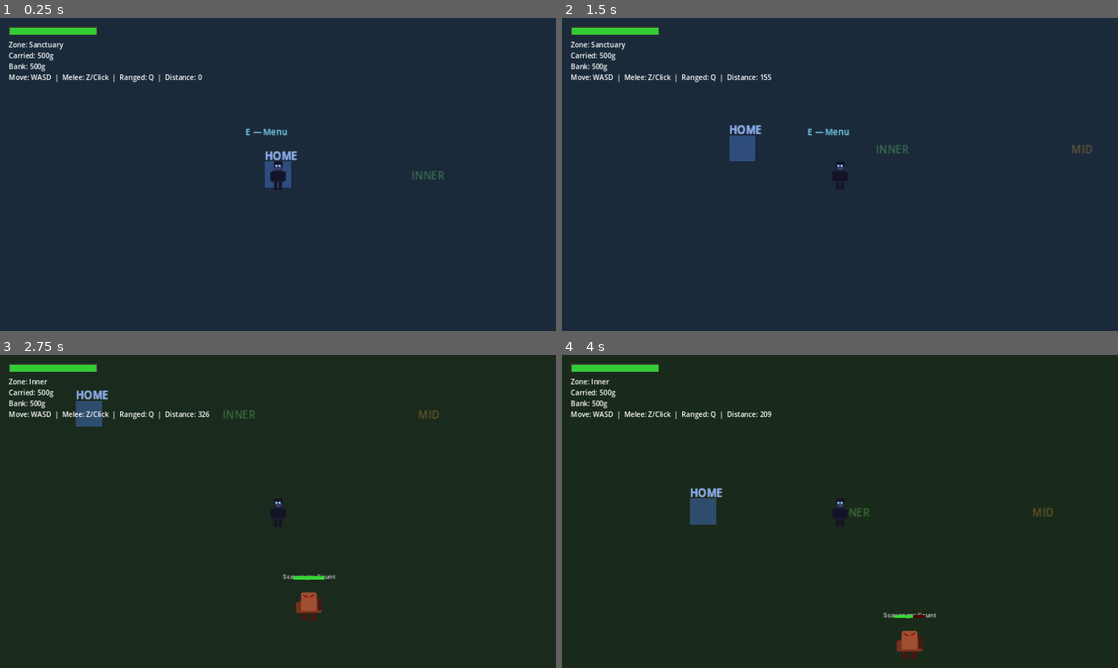
Above: before the commit, frames 1-4 (two rows, left to right).
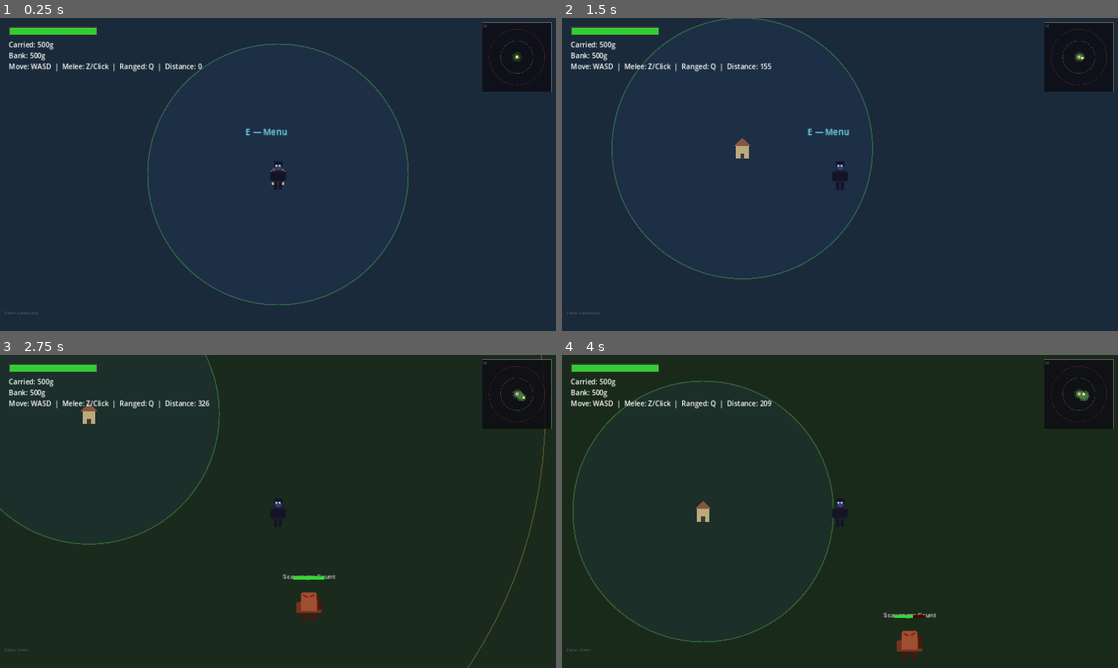
Above: after the commit, the same moments.

Repository: cbradshaw11/game-concept
Game: Godot game, scene res://scenes/world/world_scene.tscn
Same seed, same stepped clock (60 frames per second), same inputs: the game is played once before the commit and once after it.
Inputs (mouse positions are in pixels of both pictures, inside the frame that each line leads up to):
- Up to frame 1 (0.25 s): no input
- Up to frame 2 (1.5 s): tap Enter at 0.5 s; move the mouse to (962, 158) at 0.52 s; hold Right (ui_right) 0.53-1.28 s; tap Space (attack) at 0.6 s; click (962, 158) at 0.67 s; move the mouse to (728, 190) at 1.27 s; hold Down (ui_down) from 1.28 s (still down); tap R (attack_magic) at 1.35 s; click (728, 190) at 1.42 s
- Up to frame 3 (2.75 s): move the mouse to (333, 442) at 2.02 s; release Down (ui_down) at 2.03 s; hold Right (ui_right) from 2.03 s (still down); tap Z (attack_melee) at 2.1 s; click (333, 442) at 2.17 s
- Up to frame 4 (4 s): move the mouse to (812, 574) at 2.77 s; release Right (ui_right) at 2.78 s; hold Up (ui_up) 2.78-3.53 s; tap Q (attack_ranged) at 2.85 s; click (812, 574) at 2.92 s; move the mouse to (1006, 558) at 3.52 s; hold Left (ui_left) from 3.53 s (still down); tap X (guard) at 3.6 s; click (1006, 558) at 3.67 s

The runs differ from the first frame. In frame 1, 4.9% of the frame differs, in the area x 0-100%, y 1-95%; in frame 2, 5.1%; in frame 3, 4.8%; in frame 4, 5.1%.

Commit message:
feat: colored zone rings, house icon, fog-of-war minimap
Co-Authored-By: Claude Opus 4.6 (1M context) <noreply@anthropic.com>

Diff:
--- a/game/scenes/world/world_scene.gd
+++ b/game/scenes/world/world_scene.gd
@@ -14,6 +14,15 @@
 var player_health := 100.0
 var player_max_health := 100.0
 var unified_menu: Node = null
+
+# Mini-map state
+var explored_positions := PackedVector2Array()
+var explore_timer: float = 0.0
+const EXPLORE_INTERVAL := 0.5
+const EXPLORE_MAX := 5000
+var minimap_expanded: bool = false
+var minimap_control: Control = null
+var minimap_expanded_control: Control = null
 
 # Potion speed buff
 var potion_speed_bonus: float = 0.0
@@ -60,12 +69,17 @@
 
 func _ready() -> void:
 	_setup_zone_markers()
+	_setup_home_icon()
+	_setup_minimap()
 	_wm().zone_changed.connect(_on_zone_changed)
 	_inv().inventory_dropped.connect(_on_inventory_dropped)
 	_inv().inventory_changed.connect(_update_hud)
 	_inv().bank_changed.connect(_update_hud)
 	_inv().potion_used.connect(_on_potion_used)
 	_setup_potion_hud()
+	# Make zone label subtle — small font at bottom of screen
+	zone_label.add_theme_font_size_override("font_size", 10)
+	zone_label.add_theme_color_override("font_color", Color(0.5, 0.5, 0.5, 0.5))
 	_update_hud()
 	target_bg_color = zone_colors["sanctuary"]
 	# DEV: start with gold for testing the shop/menu
@@ -95,6 +109,18 @@
 	var dist: float = player.position.distance_to(HOME_POS)
 	_wm().player_distance = dist
 	_update_hud()
+	# Mini-map: track explored positions
+	explore_timer -= delta
+	if explore_timer <= 0.0:
+		explore_timer = EXPLORE_INTERVAL
+		if explored_positions.size() >= EXPLORE_MAX:
+			explored_positions.remove_at(0)
+		explored_positions.append(player.position)
+	# Redraw minimaps
+	if minimap_control != null:
+		minimap_control.queue_redraw()
+	if minimap_expanded_control != null and minimap_expanded:
+		minimap_expanded_control.queue_redraw()
 
 func _handle_attack(delta: float) -> void:
 	attack_cooldown -= delta
@@ -530,25 +556,171 @@
 
 
 func _setup_zone_markers() -> void:
-	# Draw concentric circle markers for each zone boundary
-	_add_circle_marker(200.0, "INNER", Color(0.4, 0.8, 0.4, 0.4))
-	_add_circle_marker(500.0, "MID", Color(0.8, 0.6, 0.2, 0.4))
-	_add_circle_marker(900.0, "OUTER", Color(0.8, 0.2, 0.2, 0.4))
-
-func _add_circle_marker(radius: float, text: String, color: Color) -> void:
-	# Use a label at the right edge of the radius
-	var lbl := Label.new()
-	lbl.text = text
-	lbl.position = Vector2(radius + 5.0, -10.0)
-	lbl.add_theme_color_override("font_color", color)
-	zone_markers.add_child(lbl)
-	# Add a home label
-	if text == "INNER":
-		var home_lbl := Label.new()
-		home_lbl.text = "HOME"
-		home_lbl.position = Vector2(-20.0, -40.0)
-		home_lbl.add_theme_color_override("font_color", Color(0.4, 0.6, 1.0, 0.9))
-		zone_markers.add_child(home_lbl)
+	# Sanctuary ground overlay — faint filled circle
+	var sanctuary_fill := Polygon2D.new()
+	var fill_points := PackedVector2Array()
+	var fill_count := 120
+	for i in range(fill_count):
+		var angle: float = TAU * float(i) / float(fill_count)
+		fill_points.append(Vector2(cos(angle), sin(angle)) * 200.0)
+	sanctuary_fill.polygon = fill_points
+	sanctuary_fill.color = Color(0.2, 0.4, 0.8, 0.08)
+	zone_markers.add_child(sanctuary_fill)
+	# Draw colored ring outlines
+	_add_ring_outline(200.0, Color(0.4, 0.9, 0.4, 0.25))
+	_add_ring_outline(700.0, Color(0.9, 0.7, 0.2, 0.25))
+	_add_ring_outline(1200.0, Color(0.9, 0.2, 0.2, 0.25))
+
+func _add_ring_outline(radius: float, color: Color) -> void:
+	var line := Line2D.new()
+	line.width = 2.0
+	line.default_color = color
+	var point_count := 120
+	for i in range(point_count + 1):
+		var angle: float = TAU * float(i) / float(point_count)
+		line.add_point(Vector2(cos(angle), sin(angle)) * radius)
+	zone_markers.add_child(line)
+
+func _setup_home_icon() -> void:
+	# House base — filled square
+	var base := Polygon2D.new()
+	base.polygon = PackedVector2Array([
+		Vector2(-10, -4), Vector2(10, -4), Vector2(10, 16), Vector2(-10, 16)
+	])
+	base.color = Color(0.85, 0.75, 0.5, 0.9)
+	home_marker.add_child(base)
+	# Roof — filled triangle
+	var roof := Polygon2D.new()
+	roof.polygon = PackedVector2Array([
+		Vector2(-13, -4), Vector2(0, -16), Vector2(13, -4)
+	])
+	roof.color = Color(0.6, 0.35, 0.2, 0.9)
+	home_marker.add_child(roof)
+	# Door — small dark rectangle
+	var door := Polygon2D.new()
+	door.polygon = PackedVector2Array([
+		Vector2(-3, 8), Vector2(3, 8), Vector2(3, 16), Vector2(-3, 16)
+	])
+	door.color = Color(0.2, 0.15, 0.1, 0.9)
+	home_marker.add_child(door)
+
+# ── Mini-map ──────────────────────────────────────────
+
+func _setup_minimap() -> void:
+	# Mini-map container
+	var panel := Panel.new()
+	panel.name = "MinimapPanel"
+	panel.anchor_left = 1.0
+	panel.anchor_top = 0.0
+	panel.anchor_right = 1.0
+	panel.anchor_bottom = 0.0
+	panel.offset_left = -170.0
+	panel.offset_top = 10.0
+	panel.offset_right = -10.0
+	panel.offset_bottom = 170.0
+	# Dark background
+	var style := StyleBoxFlat.new()
+	style.bg_color = Color(0.05, 0.05, 0.08, 0.85)
+	style.border_color = Color(0.6, 0.6, 0.6, 0.6)
+	style.set_border_width_all(1)
+	panel.add_theme_stylebox_override("panel", style)
+	hud_layer.add_child(panel)
+
+	minimap_control = Control.new()
+	minimap_control.name = "MinimapDraw"
+	minimap_control.set_anchors_and_offsets_preset(Control.PRESET_FULL_RECT)
+	minimap_control.draw.connect(_draw_minimap.bind(minimap_control, 160.0))
+	minimap_control.gui_input.connect(_on_minimap_click)
+	minimap_control.mouse_filter = Control.MOUSE_FILTER_STOP
+	panel.add_child(minimap_control)
+
+	# "M" hint label
+	var hint := Label.new()
+	hint.text = "M"
+	hint.add_theme_font_size_override("font_size", 10)
+	hint.add_theme_color_override("font_color", Color(0.5, 0.5, 0.5, 0.6))
+	hint.position = Vector2(2, 0)
+	minimap_control.add_child(hint)
+
+	# Expanded map (hidden by default)
+	var exp_panel := Panel.new()
+	exp_panel.name = "ExpandedMapPanel"
+	exp_panel.anchor_left = 0.5
+	exp_panel.anchor_top = 0.5
+	exp_panel.anchor_right = 0.5
+	exp_panel.anchor_bottom = 0.5
+	exp_panel.offset_left = -170.0
+	exp_panel.offset_top = -185.0
+	exp_panel.offset_right = 170.0
+	exp_panel.offset_bottom = 170.0
+	var exp_style := StyleBoxFlat.new()
+	exp_style.bg_color = Color(0.04, 0.04, 0.06, 0.92)
+	exp_style.border_color = Color(0.7, 0.7, 0.7, 0.7)
+	exp_style.set_border_width_all(2)
+	exp_panel.add_theme_stylebox_override("panel", exp_style)
+	exp_panel.visible = false
+	hud_layer.add_child(exp_panel)
+
+	# Title
+	var title := Label.new()
+	title.text = "Map"
+	title.add_theme_font_size_override("font_size", 14)
+	title.add_theme_color_override("font_color", Color(0.8, 0.8, 0.8))
+	title.horizontal_alignment = HORIZONTAL_ALIGNMENT_CENTER
+	title.position = Vector2(0, 2)
+	title.size = Vector2(340, 25)
+	exp_panel.add_child(title)
+
+	minimap_expanded_control = Control.new()
+	minimap_expanded_control.name = "ExpandedMapDraw"
+	minimap_expanded_control.position = Vector2(10, 30)
+	minimap_expanded_control.size = Vector2(320, 320)
+	minimap_expanded_control.draw.connect(_draw_minimap.bind(minimap_expanded_control, 320.0))
+	minimap_expanded_control.gui_input.connect(_on_expanded_map_click)
+	minimap_expanded_control.mouse_filter = Control.MOUSE_FILTER_STOP
+	exp_panel.add_child(minimap_expanded_control)
+
+func _draw_minimap(control: Control, map_size: float) -> void:
+	var outer_r: float = 1200.0
+	var scale_factor: float = map_size / (outer_r * 2.5)
+	var center := Vector2(map_size / 2.0, map_size / 2.0)
+
+	# Explored areas (fog of war reveal)
+	for pos in explored_positions:
+		var map_pos: Vector2 = (pos - HOME_POS) * scale_factor + center
+		if map_pos.x >= -10.0 and map_pos.x <= map_size + 10.0 and map_pos.y >= -10.0 and map_pos.y <= map_size + 10.0:
+			control.draw_circle(map_pos, 8.0 * (map_size / 160.0), Color(0.3, 0.5, 0.3, 0.5))
+
+	# Zone ring outlines
+	var rings := [
+		[200.0, Color(0.4, 0.9, 0.4, 0.3)],
+		[700.0, Color(0.9, 0.7, 0.2, 0.3)],
+		[1200.0, Color(0.9, 0.2, 0.2, 0.3)],
+	]
+	for ring_data in rings:
+		var r: float = ring_data[0] * scale_factor
+		control.draw_arc(center, r, 0.0, TAU, 64, ring_data[1], 1.0)
+
+	# Home icon — small white square at center
+	control.draw_rect(Rect2(center - Vector2(3, 3), Vector2(6, 6)), Color(0.85, 0.75, 0.5, 0.9))
+
+	# Player dot
+	var player_map_pos: Vector2 = (player.position - HOME_POS) * scale_factor + center
+	control.draw_circle(player_map_pos, 3.0 * (map_size / 160.0), Color(1.0, 1.0, 0.3, 1.0))
+
+func _on_minimap_click(event: InputEvent) -> void:
+	if event is InputEventMouseButton and event.pressed and event.button_index == MOUSE_BUTTON_LEFT:
+		minimap_expanded = true
+		var exp_panel: Node = hud_layer.get_node_or_null("ExpandedMapPanel")
+		if exp_panel:
+			exp_panel.visible = true
+
+func _on_expanded_map_click(event: InputEvent) -> void:
+	if event is InputEventMouseButton and event.pressed and event.button_index == MOUSE_BUTTON_LEFT:
+		minimap_expanded = false
+		var exp_panel: Node = hud_layer.get_node_or_null("ExpandedMapPanel")
+		if exp_panel:
+			exp_panel.visible = false
 
 # ── Potion system ──────────────────────────────────────
 
--- a/game/scenes/world/world_scene.tscn
+++ b/game/scenes/world/world_scene.tscn
@@ -14,21 +14,6 @@
 color = Color(0.102, 0.165, 0.227, 1)
 
 [node name="HomeMarker" type="Node2D" parent="."]
-
-[node name="Circle" type="ColorRect" parent="HomeMarker"]
-offset_left = -20
-offset_top = -20
-offset_right = 20
-offset_bottom = 20
-color = Color(0.3, 0.5, 0.9, 0.4)
-
-[node name="Label" type="Label" parent="HomeMarker"]
-offset_left = -20
-offset_top = -40
-offset_right = 20
-offset_bottom = -20
-text = "HOME"
-horizontal_alignment = 1
 
 [node name="ZoneMarkers" type="Node2D" parent="."]
 
@@ -59,29 +44,34 @@
 color = Color(0.2, 0.8, 0.2, 1)
 
 [node name="ZoneLabel" type="Label" parent="HUD"]
+anchors_preset = 2
+anchor_left = 0.0
+anchor_top = 1.0
+anchor_right = 0.0
+anchor_bottom = 1.0
+offset_left = 10
+offset_top = -50
+offset_right = 200
+offset_bottom = -35
+text = "Zone: Sanctuary"
+
+[node name="GoldLabel" type="Label" parent="HUD"]
 offset_left = 20
 offset_top = 50
 offset_right = 200
 offset_bottom = 70
-text = "Zone: Sanctuary"
+text = "Carried: 0g"
 
-[node name="GoldLabel" type="Label" parent="HUD"]
+[node name="BankLabel" type="Label" parent="HUD"]
 offset_left = 20
 offset_top = 75
 offset_right = 200
 offset_bottom = 95
-text = "Carried: 0g"
+text = "Bank: 0g"
 
-[node name="BankLabel" type="Label" parent="HUD"]
+[node name="DistanceLabel" type="Label" parent="HUD"]
 offset_left = 20
 offset_top = 100
 offset_right = 200
 offset_bottom = 120
-text = "Bank: 0g"
-
-[node name="DistanceLabel" type="Label" parent="HUD"]
-offset_left = 20
-offset_top = 125
-offset_right = 200
-offset_bottom = 145
 text = "Distance: 0"
--- a/game/scripts/systems/world_manager.gd
+++ b/game/scripts/systems/world_manager.gd
@@ -4,8 +4,8 @@
 signal player_distance_changed(distance: float)
 
 const INNER_START := 200.0
-const MID_START := 500.0
-const OUTER_START := 900.0
+const MID_START := 700.0
+const OUTER_START := 1200.0
 
 var player_distance: float = 0.0:
 	set(value):
